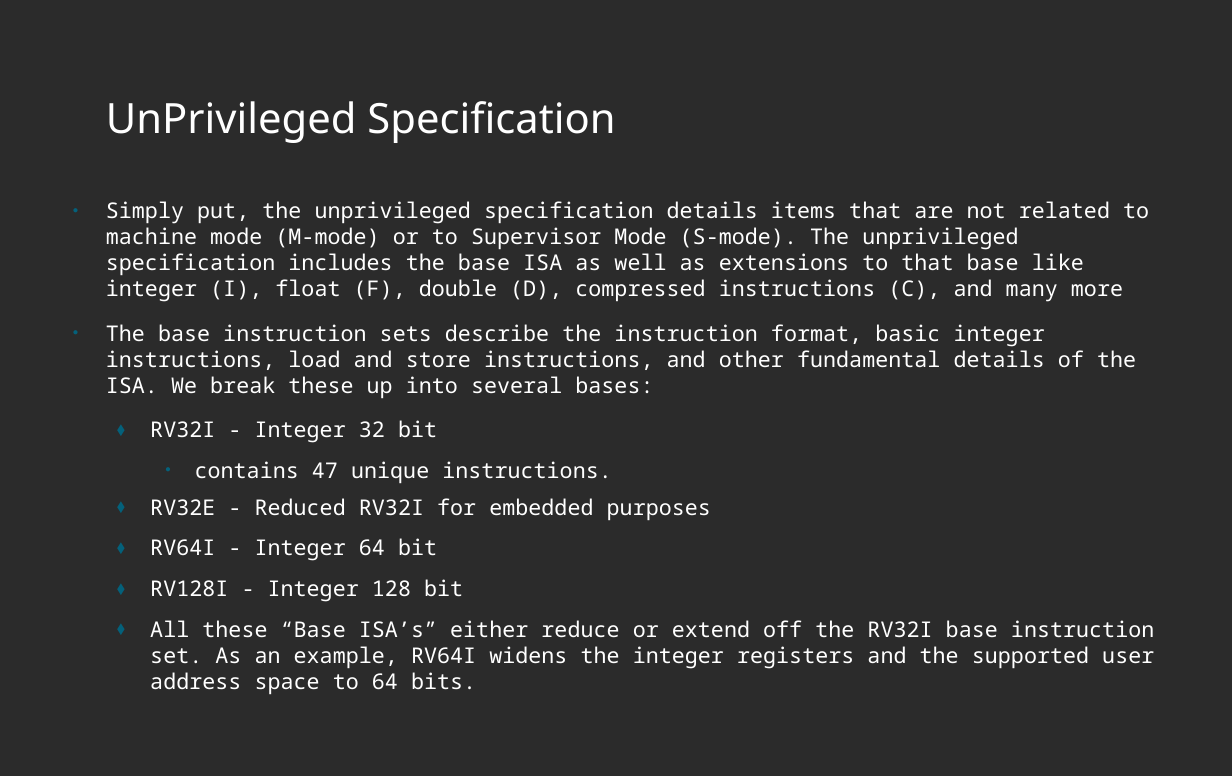
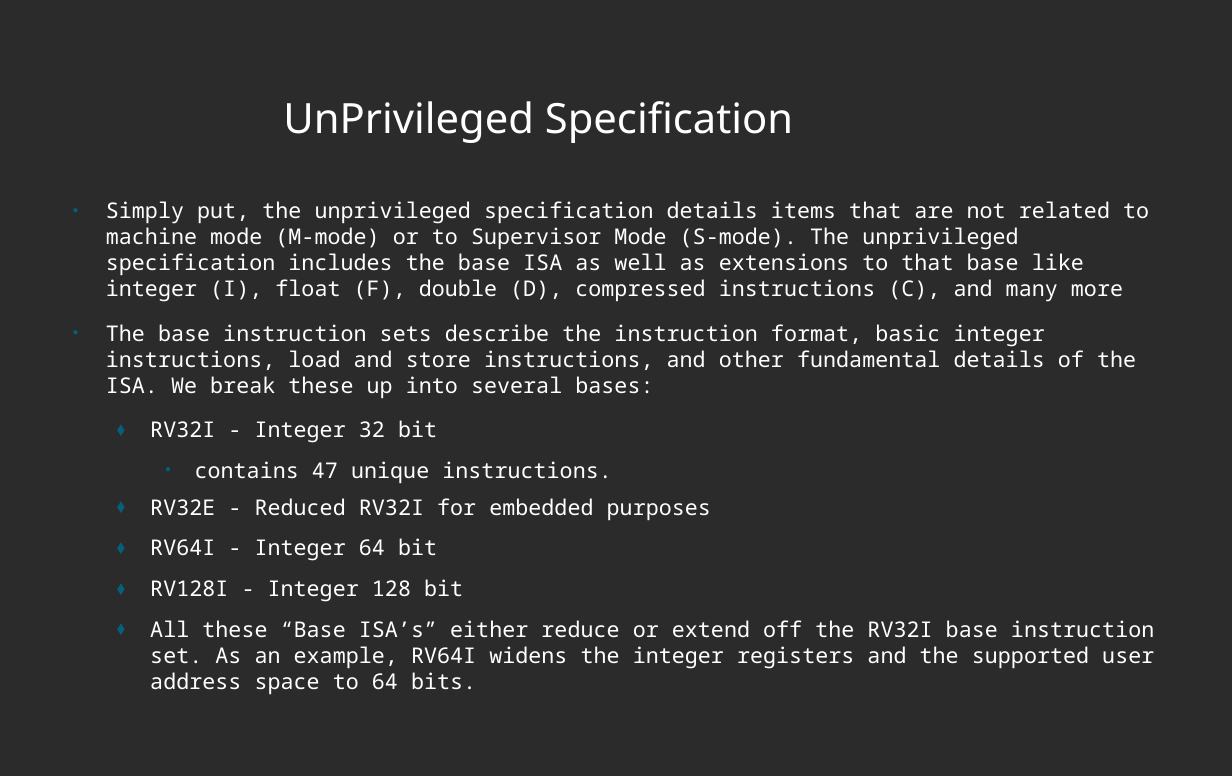
Before and after one commit to murthuja1708/desd_class, a slide deck: slide 5 of RISCV.odp. Drawn at 1232x776 pixels with LibreOffice and Linux fonts; fonts in the diff are those of the drawing; background and template pictures are left out; a plain dark background stands for a picture behind light text. Boxes give left, top, right and bottom in pixels: in the first picture for what was removed or moved away, otherwise in the second. Text is boxed around its words. In the diff, an @@ line names an element or a change of style, - is before the commit and + after.

```diff
--- a/RISCV.odp
+++ b/RISCV.odp
@@ title "UnPrivileged Specification" at bbox=[283, 101, 793, 143]: list level 1 to 5 in "UnPrivileged Specification" @@
```
Also in this commit, not shown: 30 other slides changed, 5 slides added, 1 other file.
